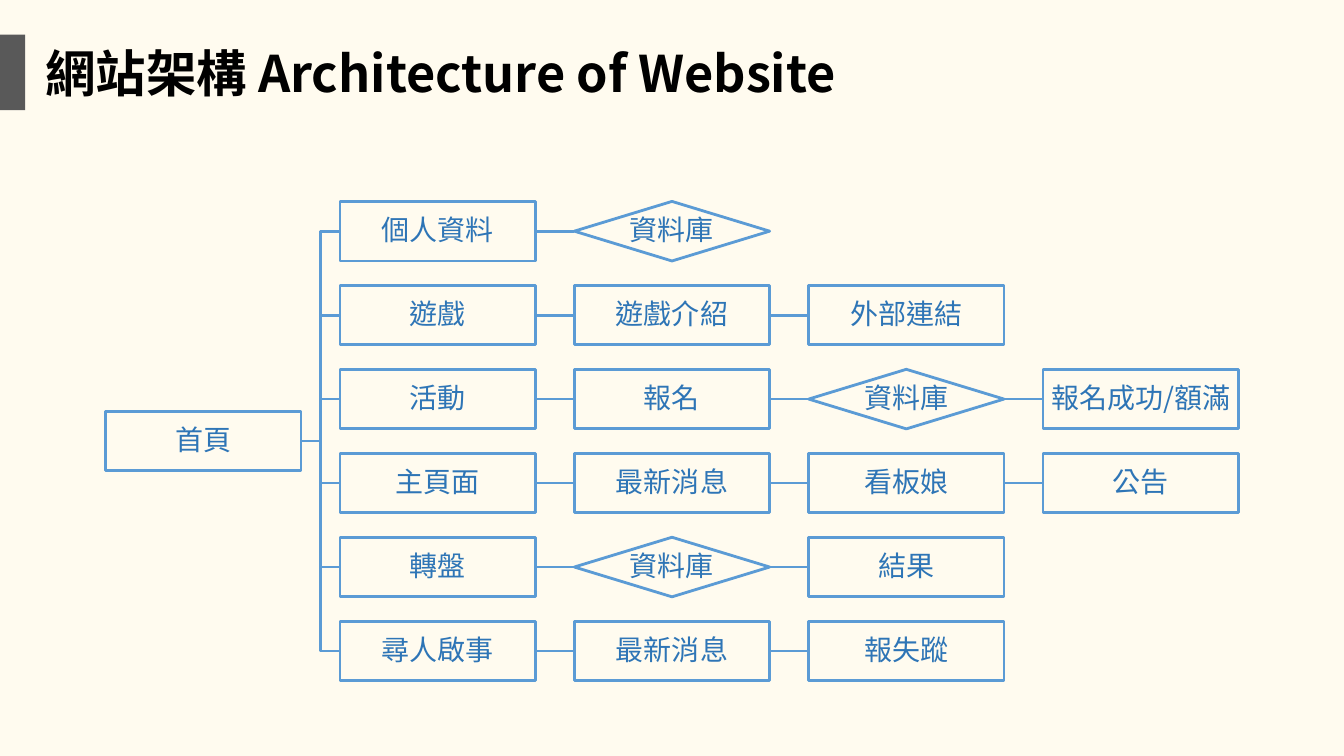
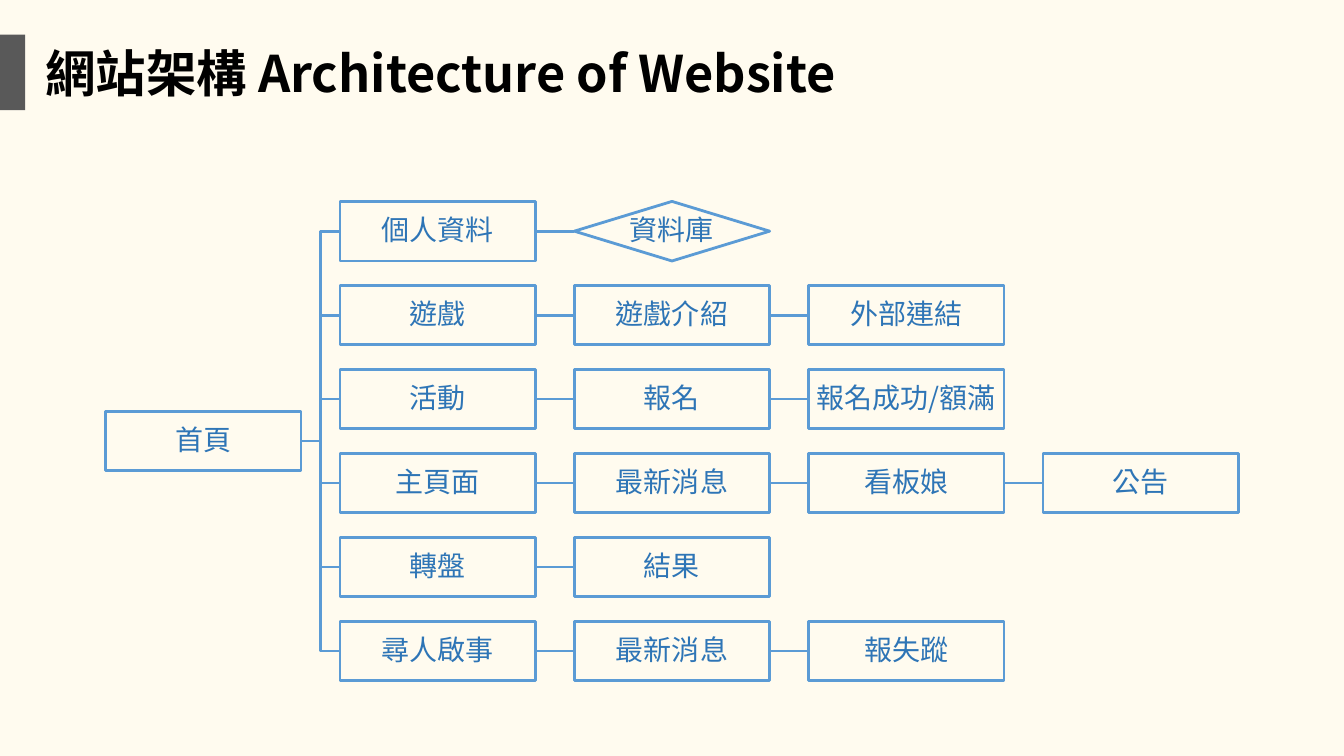
Before and after one commit to NTUST/108-team12, a slide deck: slide 7 of 網頁製作期末報告_team12.pptx. Drawn at 1344x756 pixels with LibreOffice and Linux fonts; fonts in the diff are those of the drawing. Boxes give left, top, right and bottom in pixels: in the first picture for what was removed or moved away, otherwise in the second. Text is boxed around its words. In the diff, an @@ line names an element or a change of style, - is before the commit and + after.

```diff
--- a/網頁製作期末報告_team12.pptx
+++ b/網頁製作期末報告_team12.pptx
@@ 2 texts, 2 rectangles: place and size @@
-2 texts, 2 rectangles at (809, 369, 1239, 597)
+2 texts, 2 rectangles at (575, 369, 1004, 597)
@@ group removed at (575, 369, 1044, 597): 2 freeform shapes, 2 diamonds, 2 texts @@
-資料庫
-資料庫
```
Also in this commit, not shown: 1 other slide changed, 1 slide added.
